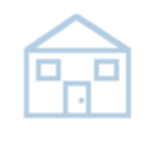
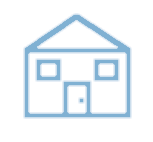
Before/after of a 153px x 142px layered artwork. What changed in the layer stack:
painted on "Background" over (x1=25, y1=15, x2=130, y2=117)
